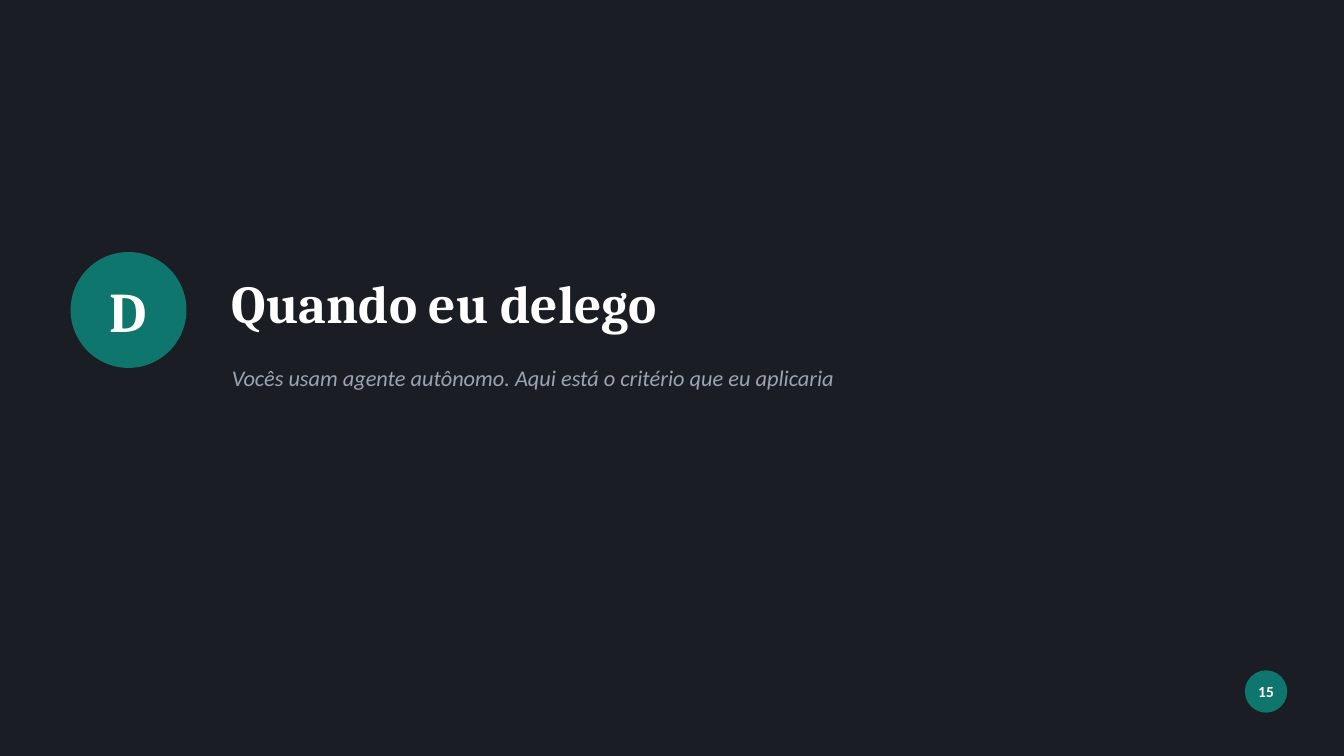
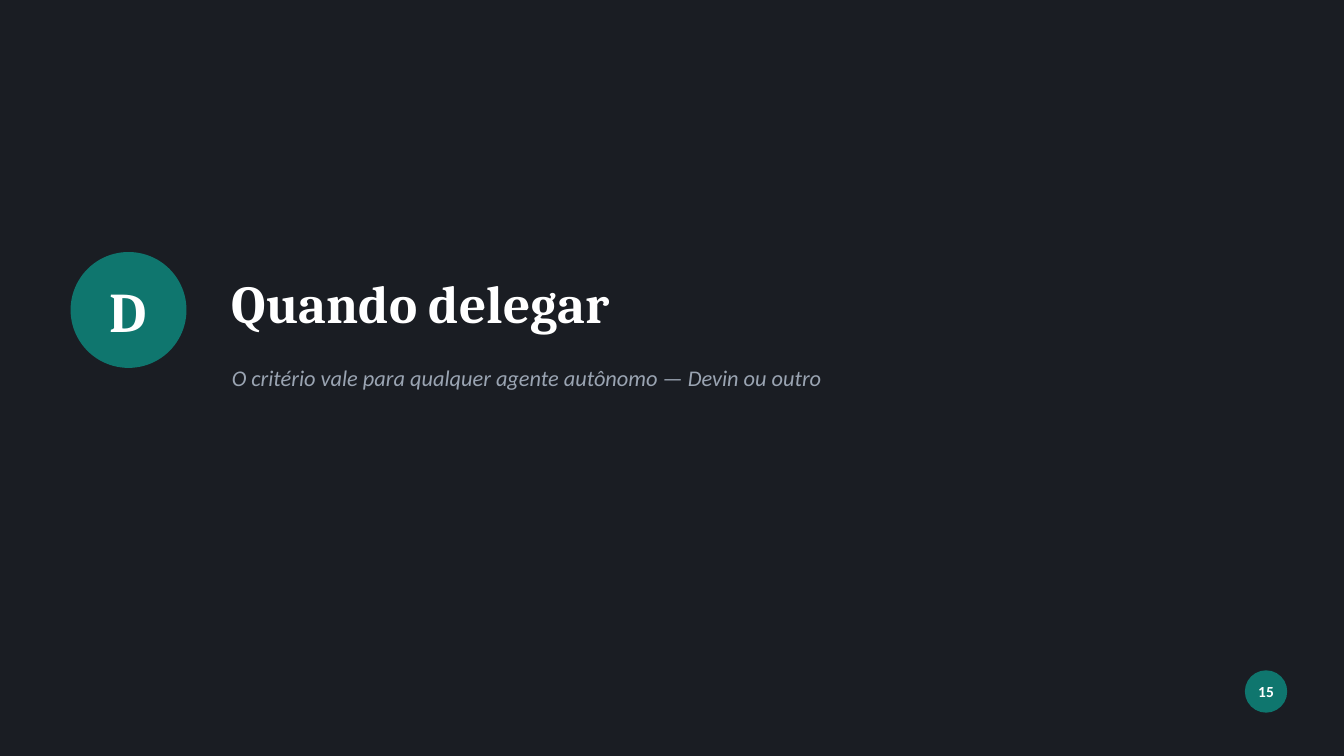
Before and after one commit to devdiasbr/boas-praticas-ia, a slide deck: slide 16 of apresentacao/como-eu-uso-ia.pptx. Drawn at 1344x756 pixels with LibreOffice and Linux fonts; fonts in the diff are those of the drawing. Boxes give left, top, right and bottom in pixels: in the first picture for what was removed or moved away, otherwise in the second. Text is boxed around its words. In the diff, an @@ line names an element or a change of style, - is before the commit and + after.

```diff
--- a/apresentacao/como-eu-uso-ia.pptx
+++ b/apresentacao/como-eu-uso-ia.pptx
@@ text at (232, 286, 609, 335): text changed @@
-Quando eu delego
+Quando delegar
@@ text at (232, 370, 822, 390): text changed @@
-Vocês usam agente autônomo. Aqui está o critério que eu aplicaria
+O critério vale para qualquer agente autônomo — Devin ou outro
```
Also in this commit, not shown: 21 other slides changed, 1 other file.
